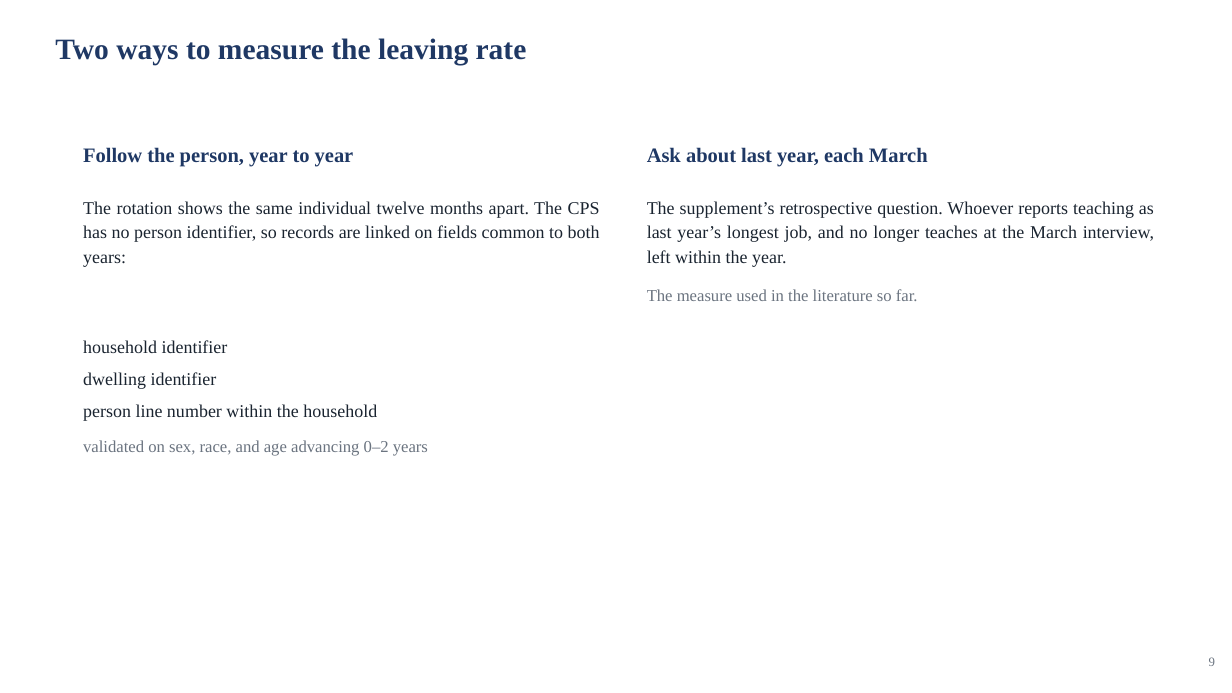
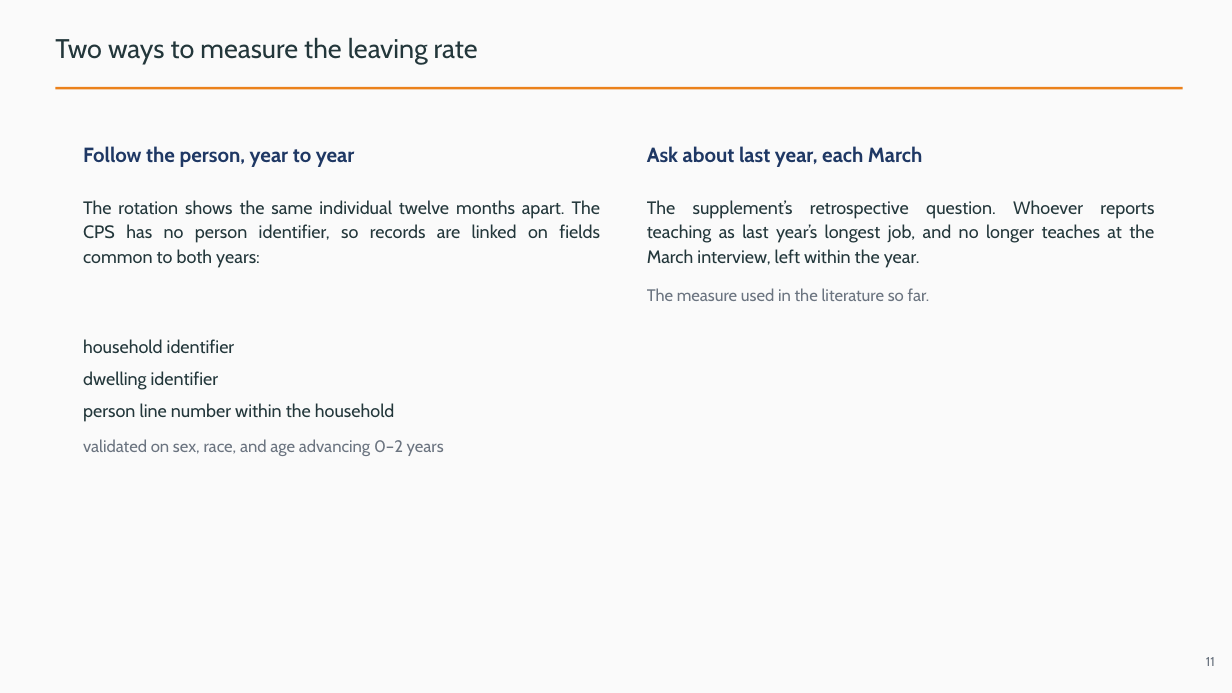
Before and after one commit to jedr1-ship-it/Alternative-Pathways----Quant, a slide deck: slide 11 of report/data_cluster/Proyect_US_cluster.pptx (slide 9 before the commit). Drawn at 1232x693 pixels with LibreOffice and Linux fonts; fonts in the diff are those of the drawing. Boxes give left, top, right and bottom in pixels: in the first picture for what was removed or moved away, otherwise in the second. Text is boxed around its words. In the diff, an @@ line names an element or a change of style, - is before the commit and + after.

```diff
--- a/report/data_cluster/Proyect_US_cluster.pptx
+++ b/report/data_cluster/Proyect_US_cluster.pptx
@@ background #FFFFFF to #FAFAFA @@
@@ text "Two ways to measure the ..." at bbox=[55, 37, 478, 64]: size 23 to 21 pt, font Times New Roman to Cabin, text colour #1F3864 to #23373B, bold off @@
@@ rectangle added at bbox=[55, 87, 1183, 90], fill #EB811B @@
@@ text "Follow the person, year to ..." at bbox=[83, 146, 355, 167]: font Times New Roman to Cabin @@
@@ text "Ask about last year, each ..." at bbox=[647, 146, 922, 167]: font Times New Roman to Cabin @@
@@ text "The rotation shows the same ..." at bbox=[83, 200, 600, 268]: font Times New Roman to Cabin, text colour #1A2430 to #23373B @@
@@ text "The supplement’s retrospective question. Whoever ..." at bbox=[647, 200, 1154, 301]: font Times New Roman to Cabin; text colour #1A2430 to #23373B in "The supplement’s retrospective question. Whoever reports tea ..." @@
@@ text "household identifier" at bbox=[83, 339, 444, 456]: font Times New Roman to Cabin; text colour #1A2430 to #23373B in "household identifier", "dwelling identifier", "person line number within the household" @@
@@ text at bbox=[1206, 657, 1215, 666]: text changed; font Times New Roman to Cabin @@
-9
+11
```
Also in this commit, not shown: 36 other slides changed, 5 slides added, 2 slides removed, 3 other files.
